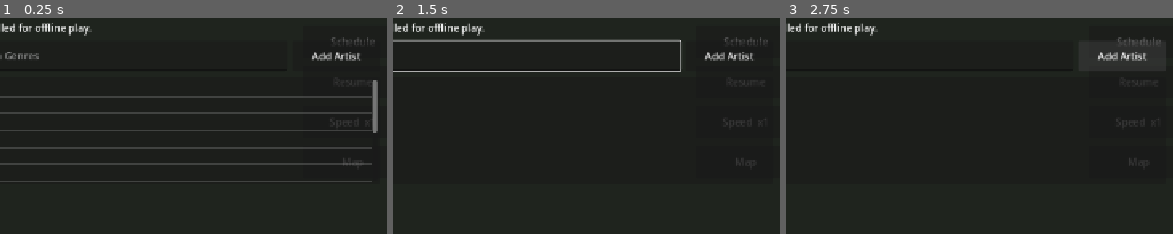
Above: before the commit, frames 1-3 (left to right).
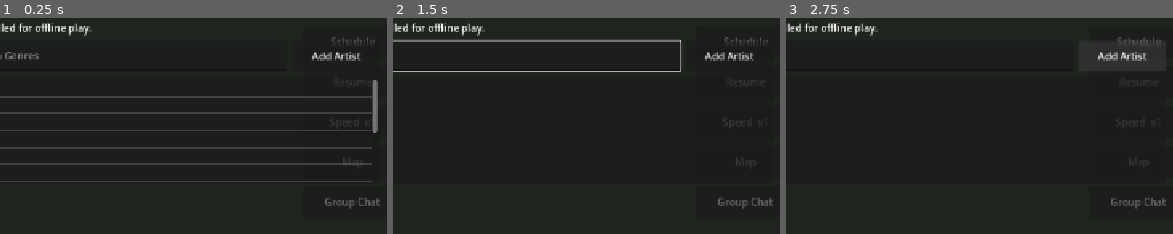
Above: after the commit, the same moments.

Repository: Ponacko/Festivalthegame
Game: Godot game, scene res://scenes/main.tscn
The game is run twice, just before and just after one commit, with the same random seed, the same clock (stepped at 60 frames per second) and the same inputs.
Inputs (mouse positions are % of the whole screen's width and height, from its top left):
- Up to frame 1 (0.25 s): no input
- Up to frame 2 (1.5 s): click (24, 9) at 0.52 s; type "Alex" at 0.6 s; click (66, 9) at 0.75 s; type "12" at 0.83 s; click (96, 43) at 1.25 s, where only the run after the commit has a clickable "Group Chat"
- Up to frame 3 (2.75 s): click "Schedule" at 2 s
The pictures show only the part of the screen within x 50-100%, y 0-50%; the shares and areas given below are measured in that part.

The runs differ from the first frame. In frame 1, 0.2% of the frame differs, in the area x 83-99%, y 83-89%; in frame 2, 0.2%; in frame 3, 0.2%.

Commit message:
feat: add Group Chat meet requests (#18)

Diff:
--- /dev/null
+++ b/festivalthegame/scenes/group_chat.tscn
@@ -0,0 +1,82 @@
+[gd_scene load_steps=2 format=3]
+
+[ext_resource type="Script" path="res://scripts/ui/group_chat_view.gd" id="1"]
+
+[node name="GroupChat" type="Control"]
+layout_mode = 3
+anchors_preset = 15
+anchor_right = 1.0
+anchor_bottom = 1.0
+grow_horizontal = 2
+grow_vertical = 2
+mouse_filter = 1
+script = ExtResource("1")
+
+[node name="Shade" type="ColorRect" parent="."]
+layout_mode = 1
+anchors_preset = 15
+anchor_right = 1.0
+anchor_bottom = 1.0
+grow_horizontal = 2
+grow_vertical = 2
+color = Color(0.035, 0.045, 0.07, 0.92)
+
+[node name="Panel" type="PanelContainer" parent="."]
+layout_mode = 1
+anchors_preset = 8
+anchor_left = 0.5
+anchor_top = 0.5
+anchor_right = 0.5
+anchor_bottom = 0.5
+offset_left = -330.0
+offset_top = -320.0
+offset_right = 330.0
+offset_bottom = 320.0
+grow_horizontal = 2
+grow_vertical = 2
+
+[node name="Margin" type="MarginContainer" parent="Panel"]
+layout_mode = 2
+theme_override_constants/margin_left = 24
+theme_override_constants/margin_top = 20
+theme_override_constants/margin_right = 24
+theme_override_constants/margin_bottom = 20
+
+[node name="Content" type="VBoxContainer" parent="Panel/Margin"]
+layout_mode = 2
+theme_override_constants/separation = 10
+
+[node name="Title" type="Label" parent="Panel/Margin/Content"]
+layout_mode = 2
+theme_override_font_sizes/font_size = 26
+text = "Group Chat"
+
+[node name="Plans" type="Label" parent="Panel/Margin/Content"]
+custom_minimum_size = Vector2(0, 300)
+layout_mode = 2
+size_flags_vertical = 3
+text = "Friend plans"
+autowrap_mode = 2
+
+[node name="Friend" type="OptionButton" parent="Panel/Margin/Content"]
+custom_minimum_size = Vector2(0, 48)
+layout_mode = 2
+
+[node name="Destination" type="OptionButton" parent="Panel/Margin/Content"]
+custom_minimum_size = Vector2(0, 48)
+layout_mode = 2
+
+[node name="Send" type="Button" parent="Panel/Margin/Content"]
+custom_minimum_size = Vector2(0, 52)
+layout_mode = 2
+text = "Meet me at X"
+
+[node name="Response" type="Label" parent="Panel/Margin/Content"]
+custom_minimum_size = Vector2(0, 36)
+layout_mode = 2
+autowrap_mode = 2
+
+[node name="Close" type="Button" parent="Panel/Margin/Content"]
+custom_minimum_size = Vector2(0, 52)
+layout_mode = 2
+text = "Close"
--- a/festivalthegame/scenes/main.tscn
+++ b/festivalthegame/scenes/main.tscn
@@ -8,6 +8,7 @@
 [ext_resource type="PackedScene" path="res://scenes/schedule.tscn" id="6"]
 [ext_resource type="PackedScene" path="res://scenes/festival_map.tscn" id="7"]
 [ext_resource type="PackedScene" path="res://scenes/vendor_menu.tscn" id="8"]
+[ext_resource type="PackedScene" path="res://scenes/group_chat.tscn" id="9"]
 
 [node name="Main" type="Node2D"]
 script = ExtResource("1")
@@ -52,3 +53,9 @@
 
 [node name="VendorMenu" parent="VendorLayer" instance=ExtResource("8")]
 visible = false
+
+[node name="ChatLayer" type="CanvasLayer" parent="."]
+layer = 9
+
+[node name="GroupChat" parent="ChatLayer" instance=ExtResource("9")]
+visible = false
--- a/festivalthegame/scripts/domain/festival_friend.gd
+++ b/festivalthegame/scripts/domain/festival_friend.gd
@@ -8,6 +8,8 @@
 var taste_genre_ids := PackedStringArray()
 var schedule: Array[FestivalSet] = []
 var camp_position: Vector2
+var meet_destination: FestivalPoint
+var meet_until := -1.0
 
 func current_set(total_minutes: float) -> FestivalSet:
 	for festival_set in schedule:
@@ -15,9 +17,21 @@
 			return festival_set
 	return null
 
+func next_set_after(total_minutes: float) -> FestivalSet:
+	for festival_set in schedule:
+		if festival_set.start_minute > total_minutes:
+			return festival_set
+	return null
+
+func clear_meet_request() -> void:
+	meet_destination = null
+	meet_until = -1.0
+
 func destination_kind_at(total_minutes: float, grounds: FestivalGrounds) -> FestivalPoint.Kind:
 	if current_set(total_minutes) != null:
 		return FestivalPoint.Kind.STAGE
+	if meet_destination != null and total_minutes < meet_until:
+		return meet_destination.kind
 	var phase := posmod(int(total_minutes / 30.0) + index * 2, 12)
 	if phase == 3:
 		return FestivalPoint.Kind.WATER
@@ -29,11 +43,46 @@
 	var festival_set := current_set(total_minutes)
 	if festival_set != null:
 		return festival_set.stage.position
+	if meet_destination != null and total_minutes < meet_until:
+		return meet_destination.position
 	var kind := destination_kind_at(total_minutes, grounds)
 	var destinations := grounds.points_of_kind(kind)
 	if destinations.is_empty():
 		return camp_position
 	return destinations[index % destinations.size()].position
+
+func current_activity(total_minutes: float, grounds: FestivalGrounds) -> String:
+	var festival_set := current_set(total_minutes)
+	if festival_set != null:
+		return "Watching %s" % festival_set.artist.name
+	if meet_destination != null and total_minutes < meet_until:
+		return "Meeting at %s" % meet_destination.display_name
+	var kind := destination_kind_at(total_minutes, grounds)
+	if kind == FestivalPoint.Kind.CAMP:
+		return "Relaxing at camp"
+	return "Visiting %s" % FestivalPoint.kind_name(kind)
+
+func current_location_name(total_minutes: float, grounds: FestivalGrounds) -> String:
+	var festival_set := current_set(total_minutes)
+	if festival_set != null:
+		return festival_set.stage.display_name
+	if meet_destination != null and total_minutes < meet_until:
+		return meet_destination.display_name
+	var position := destination_position_at(total_minutes, grounds)
+	for point in grounds.points:
+		if point.position == position:
+			return point.display_name
+	return "Camp"
+
+func next_set_summary(total_minutes: float) -> String:
+	var festival_set := next_set_after(total_minutes)
+	if festival_set == null:
+		return "No more Sets planned"
+	return "%s at %s (%s)" % [
+		festival_set.artist.name,
+		festival_set.stage.display_name,
+		FestivalTime.clock_string(festival_set.start_minute),
+	]
 
 func schedule_signature() -> String:
 	var parts := PackedStringArray()
--- /dev/null
+++ b/festivalthegame/scripts/domain/meet_response.gd
@@ -0,0 +1,10 @@
+class_name MeetResponse
+extends RefCounted
+## Explainable result of a deterministic Group Chat meet request.
+
+var accepted: bool
+var message: String
+
+func _init(p_accepted := false, p_message := "") -> void:
+	accepted = p_accepted
+	message = p_message
--- a/festivalthegame/scripts/main.gd
+++ b/festivalthegame/scripts/main.gd
@@ -8,11 +8,13 @@
 @onready var _festival_map: FestivalMapView = $MapLayer/FestivalMap
 @onready var _player: Node2D = $Player
 @onready var _vendor_view: VendorView = $VendorLayer/VendorMenu
+@onready var _group_chat: GroupChatView = $ChatLayer/GroupChat
 var _stage_views: Array[StageView] = []
 var _friend_views: Array[FriendView] = []
 var _planner_was_paused := false
 var _map_was_paused := false
 var _vendor_was_paused := false
+var _chat_was_paused := false
 
 func _ready() -> void:
 	_setup.configuration_submitted.connect(_on_configuration_submitted)
@@ -21,10 +23,13 @@
 	_hud.speed_requested.connect(_cycle_speed)
 	_hud.map_requested.connect(_open_map)
 	_hud.vendor_requested.connect(_open_vendor)
+	_hud.chat_requested.connect(_open_chat)
 	_schedule.closed.connect(_on_schedule_closed)
 	_festival_map.closed.connect(_on_map_closed)
 	_vendor_view.closed.connect(_on_vendor_closed)
 	_vendor_view.purchase_requested.connect(_on_vendor_purchase_requested)
+	_group_chat.closed.connect(_on_chat_closed)
+	_group_chat.meet_requested.connect(_on_meet_requested)
 	Game.player_relocation_requested.connect(_player.relocate_to)
 	_open_setup()
 	_spawn_stage_views()
@@ -79,6 +84,7 @@
 	_schedule.hide()
 	_festival_map.hide()
 	_vendor_view.hide()
+	_group_chat.hide()
 	_setup.reset()
 	_setup.show()
 
@@ -129,12 +135,34 @@
 	else:
 		_vendor_view.set_status("Not enough Budget or move closer to this Vendor.")
 
+func _open_chat() -> void:
+	if Game.grounds == null or _setup.visible or _schedule.visible or _festival_map.visible \
+			or _vendor_view.visible or Game.facility_queue.is_active():
+		return
+	_chat_was_paused = Clock.paused
+	Clock.paused = true
+	_group_chat.show_chat(Game.friends, Game.grounds)
+
+func _on_chat_closed() -> void:
+	Clock.paused = _chat_was_paused
+
+func _on_meet_requested(friend: FestivalFriend, destination: FestivalPoint) -> void:
+	var position := friend.camp_position
+	for view in _friend_views:
+		if view.friend == friend:
+			position = view.global_position
+			break
+	var response := Game.request_friend_meet(friend, destination, position)
+	_group_chat.show_response(response.message)
+
 func _toggle_pause() -> void:
-	if not _setup.visible and not _schedule.visible and not _festival_map.visible and not _vendor_view.visible:
+	if not _setup.visible and not _schedule.visible and not _festival_map.visible and not _vendor_view.visible \
+			and not _group_chat.visible:
 		Clock.toggle_paused()
 
 func _cycle_speed() -> void:
-	if not _setup.visible and not _schedule.visible and not _festival_map.visible and not _vendor_view.visible:
+	if not _setup.visible and not _schedule.visible and not _festival_map.visible and not _vendor_view.visible \
+			and not _group_chat.visible:
 		Clock.cycle_time_scale()
 
 func _unhandled_input(event: InputEvent) -> void:
--- a/festivalthegame/scripts/systems/game_state.gd
+++ b/festivalthegame/scripts/systems/game_state.gd
@@ -261,6 +261,18 @@
 	if current_configuration.friend_count == 0 and minutes > 0.0:
 		needs.adjust(Needs.Kind.SOCIAL, 0.10 * minutes * tipsy.gain_multiplier())
 
+func request_friend_meet(
+		friend: FestivalFriend,
+		destination: FestivalPoint,
+		friend_position: Vector2) -> MeetResponse:
+	var response := MeetRequest.evaluate(
+		friend, destination, Clock.total_minutes, friend_position, grounds)
+	run_events.append(RunEvent.new(
+		"meet_request_accepted" if response.accepted else "meet_request_declined",
+		Clock.total_minutes,
+		"%s: %s" % [friend.display_name, response.message]))
+	return response
+
 func available_mosh_set(player_position: Vector2) -> FestivalSet:
 	if lineup == null:
 		return null
--- /dev/null
+++ b/festivalthegame/scripts/systems/meet_request.gd
@@ -0,0 +1,66 @@
+class_name MeetRequest
+extends RefCounted
+## Deterministic policy for the phone's single "meet me at X" command.
+
+const FRIEND_SPEED := 105.0
+const MEET_DURATION := 30.0
+const MINIMUM_MEET_MINUTES := 10.0
+const SET_BUFFER := 5.0
+
+static func preview(
+		friend: FestivalFriend,
+		destination: FestivalPoint,
+		total_minutes: float,
+		current_position: Vector2,
+		grounds: FestivalGrounds) -> MeetResponse:
+	return _decide(friend, destination, total_minutes, current_position, grounds, false)
+
+static func evaluate(
+		friend: FestivalFriend,
+		destination: FestivalPoint,
+		total_minutes: float,
+		current_position: Vector2,
+		grounds: FestivalGrounds) -> MeetResponse:
+	return _decide(friend, destination, total_minutes, current_position, grounds, true)
+
+static func _decide(
+		friend: FestivalFriend,
+		destination: FestivalPoint,
+		total_minutes: float,
+		current_position: Vector2,
+		grounds: FestivalGrounds,
+		commit: bool) -> MeetResponse:
+	if friend == null or destination == null or grounds == null or not grounds.points.has(destination):
+		return MeetResponse.new(false, "I can't meet there — that isn't a map destination.")
+	var active := friend.current_set(total_minutes)
+	if active != null:
+		return MeetResponse.new(false, "Can't right now — I'm watching %s." % active.artist.name)
+	var route := grounds.path(current_position, destination.position)
+	if route.is_empty():
+		return MeetResponse.new(false, "I can't reach %s from here." % destination.display_name)
+	var travel_minutes := _route_length(current_position, route) / FRIEND_SPEED
+	var next_set := friend.next_set_after(total_minutes)
+	if next_set != null:
+		var onward_route := grounds.path(destination.position, next_set.stage.position)
+		if onward_route.is_empty():
+			return MeetResponse.new(false, "I can't reach my next Set from there.")
+		var onward_minutes := _route_length(destination.position, onward_route) / FRIEND_SPEED
+		var required := travel_minutes + MINIMUM_MEET_MINUTES + onward_minutes + SET_BUFFER
+		if total_minutes + required > next_set.start_minute:
+			return MeetResponse.new(false, "Not enough time before %s — I'll stick to my plan." % next_set.artist.name)
+	var meet_until := total_minutes + travel_minutes + MEET_DURATION
+	if next_set != null:
+		var onward := _route_length(destination.position, grounds.path(destination.position, next_set.stage.position)) / FRIEND_SPEED
+		meet_until = minf(meet_until, next_set.start_minute - SET_BUFFER - onward)
+	if commit:
+		friend.meet_destination = destination
+		friend.meet_until = meet_until
+	return MeetResponse.new(true, "Yes — I'll meet you at %s." % destination.display_name)
+
+static func _route_length(start: Vector2, route: Array[Vector2]) -> float:
+	var length := 0.0
+	var previous := start
+	for point in route:
+		length += previous.distance_to(point)
+		previous = point
+	return length
--- /dev/null
+++ b/festivalthegame/scripts/ui/group_chat_view.gd
@@ -0,0 +1,73 @@
+class_name GroupChatView
+extends Control
+## Read-only group status plus the single intentional meet command.
+
+signal closed
+signal meet_requested(friend: FestivalFriend, destination: FestivalPoint)
+
+var _friends: Array[FestivalFriend] = []
+var _grounds: FestivalGrounds
+@onready var _plans: Label = $Panel/Margin/Content/Plans
+@onready var _friend_picker: OptionButton = $Panel/Margin/Content/Friend
+@onready var _destination_picker: OptionButton = $Panel/Margin/Content/Destination
+@onready var _send: Button = $Panel/Margin/Content/Send
+@onready var _response: Label = $Panel/Margin/Content/Response
+
+func _ready() -> void:
+	$Panel/Margin/Content/Close.pressed.connect(_close)
+	_friend_picker.item_selected.connect(func(_index: int) -> void: _update_send_text())
+	_destination_picker.item_selected.connect(func(_index: int) -> void: _update_send_text())
+	_send.pressed.connect(_send_request)
+
+func show_chat(friends: Array[FestivalFriend], grounds: FestivalGrounds) -> void:
+	_friends = friends
+	_grounds = grounds
+	_friend_picker.clear()
+	for friend in _friends:
+		_friend_picker.add_item(friend.display_name)
+	_destination_picker.clear()
+	if _grounds != null:
+		for point in _grounds.points:
+			_destination_picker.add_item(point.display_name)
+	_response.text = ""
+	refresh()
+	show()
+
+func refresh() -> void:
+	var sections := PackedStringArray()
+	for friend in _friends:
+		sections.append("%s\nLocation: %s\nActivity: %s\nNext: %s" % [
+			friend.display_name,
+			friend.current_location_name(Clock.total_minutes, _grounds),
+			friend.current_activity(Clock.total_minutes, _grounds),
+			friend.next_set_summary(Clock.total_minutes),
+		])
+	_plans.text = "\n\n".join(sections)
+	_update_send_text()
+
+func rendered_text() -> String:
+	return _plans.text
+
+func destination_count() -> int:
+	return _destination_picker.item_count
+
+func show_response(message: String) -> void:
+	_response.text = message
+	refresh()
+
+func _update_send_text() -> void:
+	if _destination_picker.item_count == 0:
+		_send.text = "Meet me at X"
+		_send.disabled = true
+		return
+	_send.disabled = _friend_picker.item_count == 0
+	_send.text = "Meet me at %s" % _destination_picker.get_item_text(_destination_picker.selected)
+
+func _send_request() -> void:
+	if _friends.is_empty() or _grounds == null or _grounds.points.is_empty():
+		return
+	meet_requested.emit(_friends[_friend_picker.selected], _grounds.points[_destination_picker.selected])
+
+func _close() -> void:
+	hide()
+	closed.emit()
--- a/festivalthegame/scripts/ui/hud.gd
+++ b/festivalthegame/scripts/ui/hud.gd
@@ -6,6 +6,7 @@
 signal pause_requested
 signal speed_requested
 signal map_requested
+signal chat_requested
 signal vendor_requested(vendor: Vendor)
 
 var _info: Label
@@ -70,6 +71,19 @@
 	map_button.offset_bottom = 256.0
 	map_button.pressed.connect(func() -> void: map_requested.emit())
 	add_child(map_button)
+
+	var chat_button := Button.new()
+	chat_button.name = "ChatButton"
+	chat_button.text = "Group Chat"
+	chat_button.custom_minimum_size = Vector2(160, 52)
+	chat_button.anchor_left = 1.0
+	chat_button.anchor_right = 1.0
+	chat_button.offset_left = -172.0
+	chat_button.offset_top = 268.0
+	chat_button.offset_right = -12.0
+	chat_button.offset_bottom = 320.0
+	chat_button.pressed.connect(func() -> void: chat_requested.emit())
+	add_child(chat_button)
 
 	_facility_button = Button.new()
 	_facility_button.name = "FacilityButton"
--- /dev/null
+++ b/festivalthegame/tests/test_group_chat.tscn
@@ -0,0 +1,6 @@
+[gd_scene load_steps=2 format=3]
+
+[ext_resource type="Script" path="res://tests/test_group_chat_scene.gd" id="1"]
+
+[node name="GroupChatTest" type="Node"]
+script = ExtResource("1")
--- /dev/null
+++ b/festivalthegame/tests/test_group_chat_scene.gd
@@ -0,0 +1,41 @@
+extends Node
+## Phone UI lists plans and exposes the single touch command without time cost.
+
+var failures := 0
+var requested := false
+
+func _ready() -> void:
+	var config := RunConfiguration.new()
+	config.add_favorite("Favorite", "cc28f5aa-5e19-487c-88e1-e56b022f1fdd")
+	config.set_friend_count(2)
+	config.select_campsite("camp_1")
+	Game.start_new_run(config, 1818)
+	var chat: GroupChatView = load("res://scenes/group_chat.tscn").instantiate()
+	add_child(chat)
+	chat.meet_requested.connect(func(_friend: FestivalFriend, _destination: FestivalPoint) -> void: requested = true)
+	var time_before := Clock.total_minutes
+	chat.show_chat(Game.friends, Game.grounds)
+	var text := chat.rendered_text()
+	for friend in Game.friends:
+		check(text.contains(friend.display_name), "Group Chat lists %s" % friend.display_name)
+	check(text.contains("Location:") and text.contains("Activity:") and text.contains("Next:"),
+		"Group Chat shows location, activity, and next planned Set")
+	check(chat.destination_count() == Game.grounds.points.size(), "meet destination list mirrors valid map destinations")
+	var send := chat.get_node("Panel/Margin/Content/Send") as Button
+	check(send.text.to_lower().contains("meet me at") and send.custom_minimum_size.y >= 48.0,
+		"the only touch command is meet me at X")
+	send.pressed.emit()
+	check(requested, "touch command submits the selected Friend and destination")
+	check(Clock.total_minutes == time_before, "opening and using Group Chat never advances time automatically")
+	if failures == 0:
+		print("ALL GROUP CHAT TESTS PASSED")
+	else:
+		printerr("%d GROUP CHAT TEST(S) FAILED" % failures)
+	get_tree().quit(1 if failures > 0 else 0)
+
+func check(condition: bool, message: String) -> void:
+	if condition:
+		print("  ok: ", message)
+	else:
+		failures += 1
+		printerr("  FAIL: ", message)
--- a/festivalthegame/tests/test_main_setup_scene.gd
+++ b/festivalthegame/tests/test_main_setup_scene.gd
@@ -29,6 +29,15 @@
 	check(main.get_tree().get_nodes_in_group("friends").size() == 2,
 		"playable world spawns exactly the configured autonomous Friends")
 	check(not Clock.paused, "Festival time starts after setup")
+	var chat_button := main.get_node_or_null("Hud/ChatButton") as Button
+	var group_chat := main.get_node_or_null("ChatLayer/GroupChat") as GroupChatView
+	check(chat_button != null and group_chat != null, "phone HUD exposes Group Chat")
+	if chat_button != null and group_chat != null:
+		var chat_time := Clock.total_minutes
+		chat_button.pressed.emit()
+		check(group_chat.visible and Clock.paused and Clock.total_minutes == chat_time,
+			"opening Group Chat pauses without advancing Festival time")
+		group_chat.get_node("Panel/Margin/Content/Close").pressed.emit()
 	var facility_button := main.get_node_or_null("Hud/FacilityButton") as Button
 	var facility_status := main.get_node_or_null("Hud/FacilityStatus") as Label
 	check(facility_button != null and facility_status != null, "touch HUD exposes nearby facility interactions and status")
--- /dev/null
+++ b/festivalthegame/tests/test_meet_requests.gd
@@ -0,0 +1,52 @@
+extends SceneTree
+## Deterministic acceptance, decline, travel timing, and replanning.
+
+var failures := 0
+
+func _initialize() -> void:
+	var grounds := FestivalGrounds.new()
+	grounds.points = [
+		FestivalPoint.new("camp", "Camp", FestivalPoint.Kind.CAMP, Vector2.ZERO),
+		FestivalPoint.new("near", "Near Water", FestivalPoint.Kind.WATER, Vector2(100, 0)),
+		FestivalPoint.new("far", "Far Stage", FestivalPoint.Kind.STAGE, Vector2(950, 550)),
+	]
+	var stage := Stage.new("stage", "Stage", Vector2(600, 0))
+	var artist := Artist.new("Artist", "genre")
+	var current := FestivalSet.new(artist, stage, 0.0, 60.0)
+	var next := FestivalSet.new(artist, stage, 200.0, 260.0)
+	var friend := FestivalFriend.new()
+	friend.id = "friend_1"
+	friend.display_name = "Alex"
+	friend.index = 0
+	friend.camp_position = Vector2.ZERO
+	friend.schedule = [current, next]
+	var original_schedule := friend.schedule_signature()
+
+	var committed := MeetRequest.evaluate(friend, grounds.points[1], 20.0, stage.position, grounds)
+	check(not committed.accepted and committed.message.contains("watching"),
+		"Friend declines during a current Set commitment")
+	check(friend.schedule_signature() == original_schedule, "decline leaves personal schedule unchanged")
+	var accepted := MeetRequest.evaluate(friend, grounds.points[1], 100.0, Vector2.ZERO, grounds)
+	check(accepted.accepted and accepted.message.contains("meet"), "reachable request with schedule room is accepted")
+	check(friend.meet_destination == grounds.points[1] \
+		and friend.destination_position_at(110.0, grounds) == grounds.points[1].position,
+		"acceptance replans the Friend toward the selected destination")
+
+	friend.clear_meet_request()
+	friend.schedule = [FestivalSet.new(artist, stage, 115.0, 180.0)]
+	var unreachable := MeetRequest.evaluate(friend, grounds.points[2], 100.0, Vector2.ZERO, grounds)
+	check(not unreachable.accepted and unreachable.message.contains("time"),
+		"Friend declines when travel cannot fit before the next Set")
+	var repeated := MeetRequest.preview(friend, grounds.points[2], 100.0, Vector2.ZERO, grounds)
+	check(repeated.accepted == unreachable.accepted and repeated.message == unreachable.message,
+		"identical meet inputs produce a deterministic response")
+	check(not MeetRequest.evaluate(friend, FestivalPoint.new("fake", "Fake"), 100.0, Vector2.ZERO, grounds).accepted,
+		"requests reject destinations that are not on the generated map")
+	quit(1 if failures > 0 else 0)
+
+func check(condition: bool, message: String) -> void:
+	if condition:
+		print("  ok: ", message)
+	else:
+		failures += 1
+		printerr("  FAIL: ", message)
Not shown: 1 places in festivalthegame/scenes/main.tscn that only renumber resources
Not shown, added: festivalthegame/scripts/domain/meet_response.gd.uid
Not shown, added: festivalthegame/scripts/systems/meet_request.gd.uid
Not shown, added: festivalthegame/scripts/ui/group_chat_view.gd.uid
Not shown, added: festivalthegame/tests/test_group_chat_scene.gd.uid
Not shown, added: festivalthegame/tests/test_meet_requests.gd.uid
